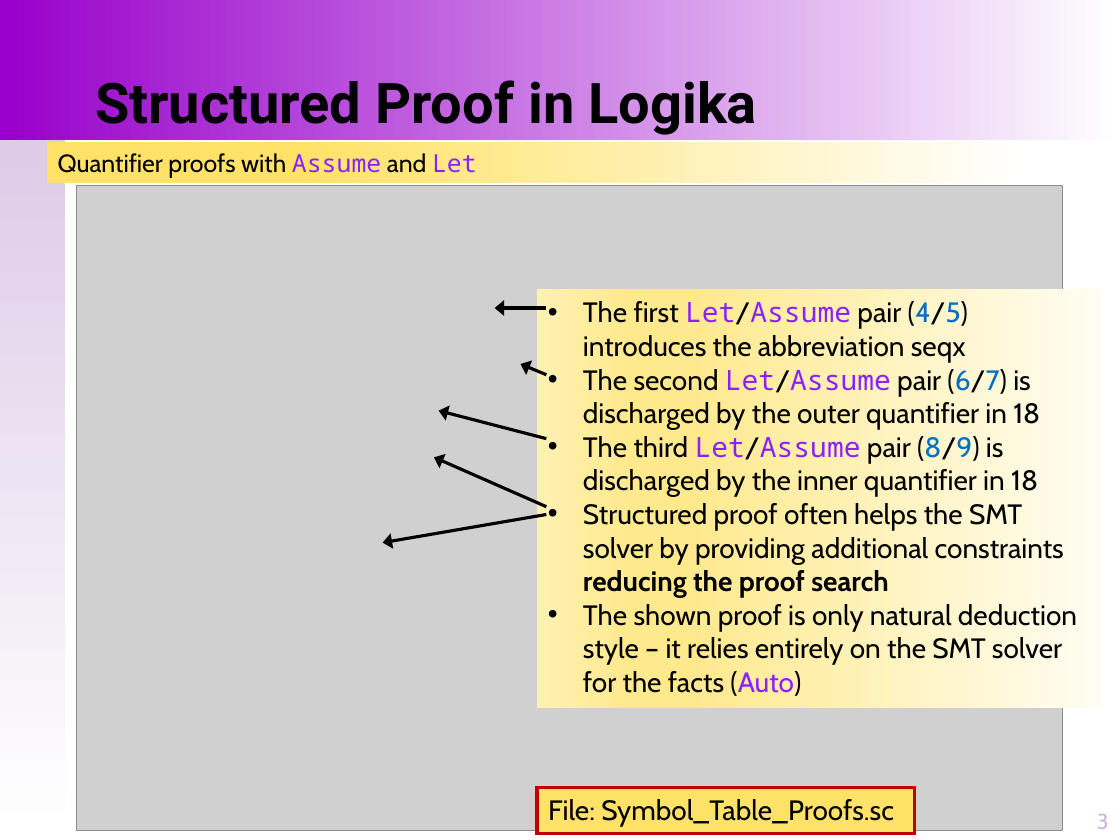
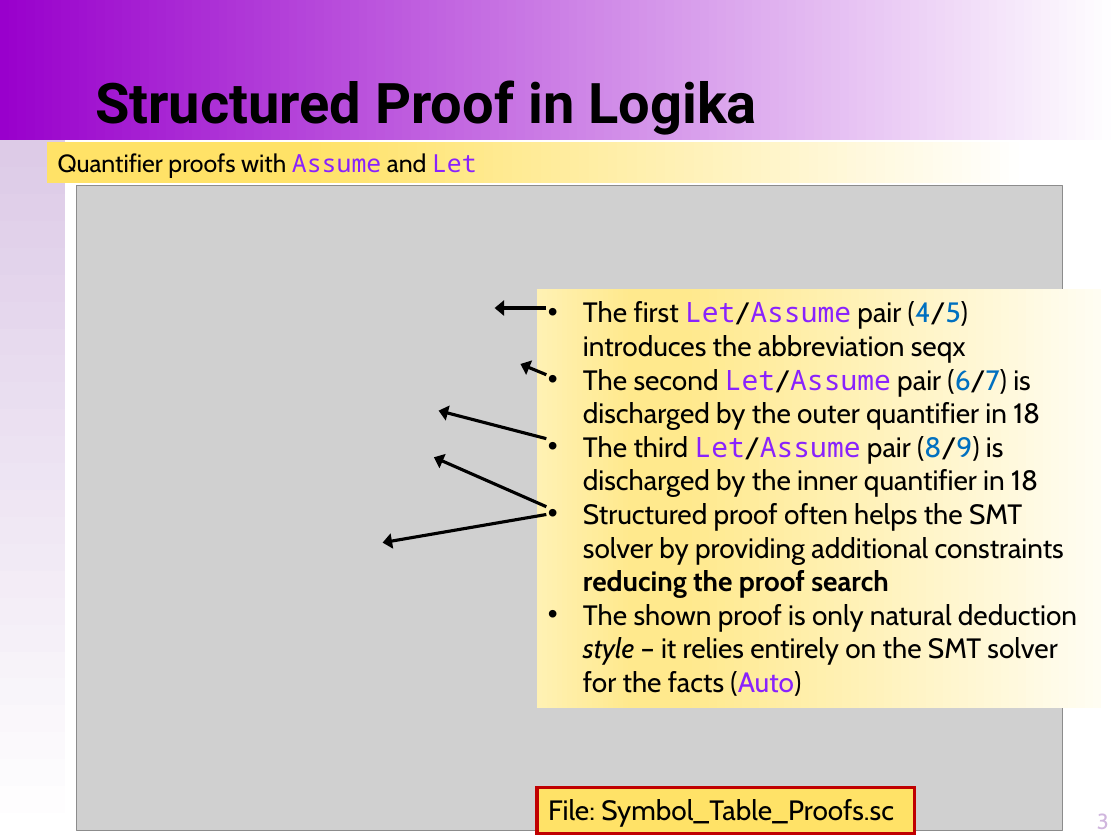
Before and after one commit to santoslab/stress24, a slide deck: slide 3 of slides/A-01-02-Proofs-Structure.pptx. Drawn at 1120x840 pixels with LibreOffice and Linux fonts; fonts in the diff are those of the drawing; grey boxes stand for pictures. Boxes give left, top, right and bottom in pixels: in the first picture for what was removed or moved away, otherwise in the second. Text is boxed around its words. In the diff, an @@ line names an element or a change of style, - is before the commit and + after.

```diff
--- a/slides/A-01-02-Proofs-Structure.pptx
+++ b/slides/A-01-02-Proofs-Structure.pptx
@@ text in rectangle at [583,604,1077,696]: italic on in "style" @@
```
Also in this commit, not shown: 1 other slide changed, 1 other file.
